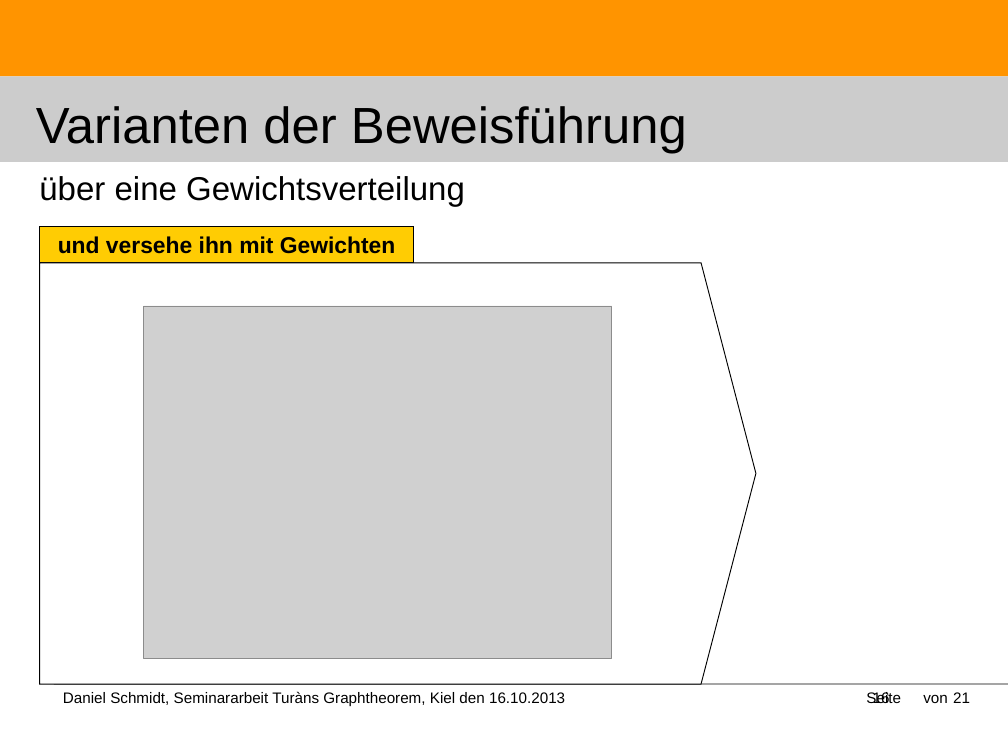
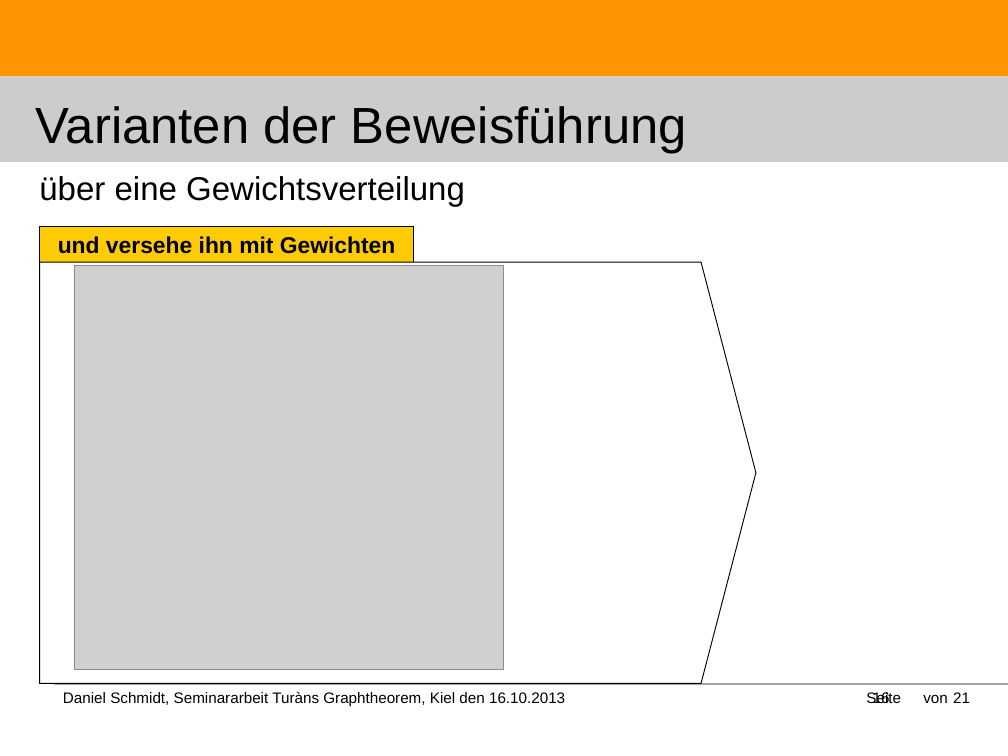
Before and after one commit to DanielMSchmidt/kombinatorik, a slide deck: slide 16 of Kombinatorik.odp. Drawn at 1008x756 pixels with LibreOffice and Linux fonts; fonts in the diff are those of the drawing; grey boxes stand for pictures. Boxes give left, top, right and bottom in pixels: in the first picture for what was removed or moved away, otherwise in the second. Text is boxed around its words. In the diff, an @@ line names an element or a change of style, - is before the commit and + after.

```diff
--- a/Kombinatorik.odp
+++ b/Kombinatorik.odp
@@ freeform shape at [39,263,756,684]: outline redrawn @@
@@ picture: place and size @@
-picture at [144,306,612,659]
+picture at [74,266,504,670]
```
Also in this commit, not shown: 7 other slides changed, 9 other files.
